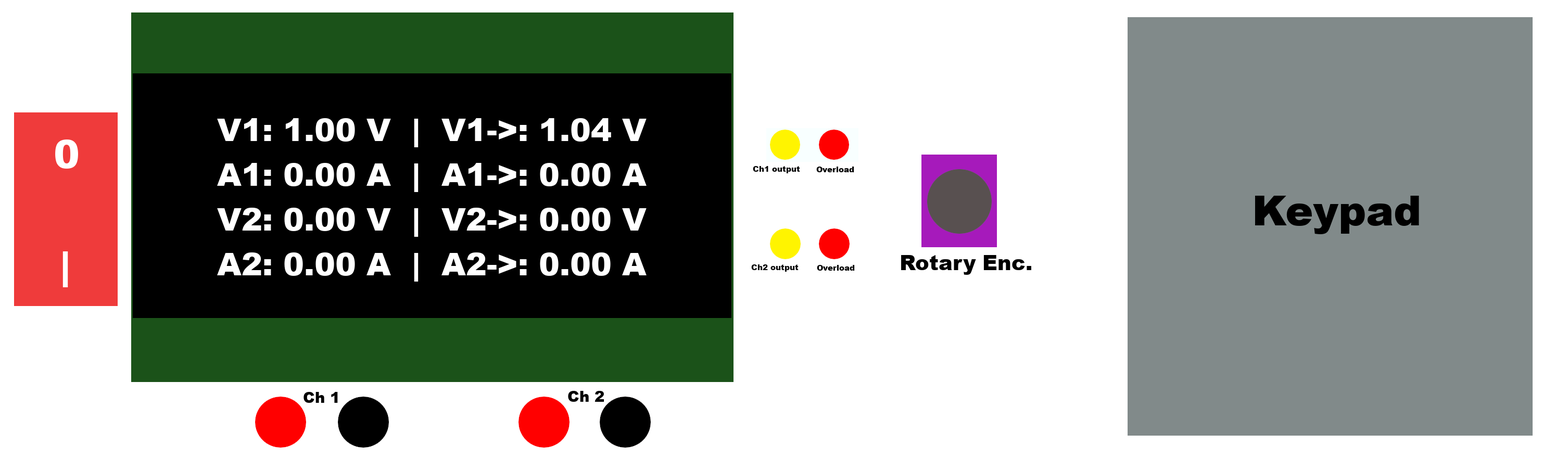
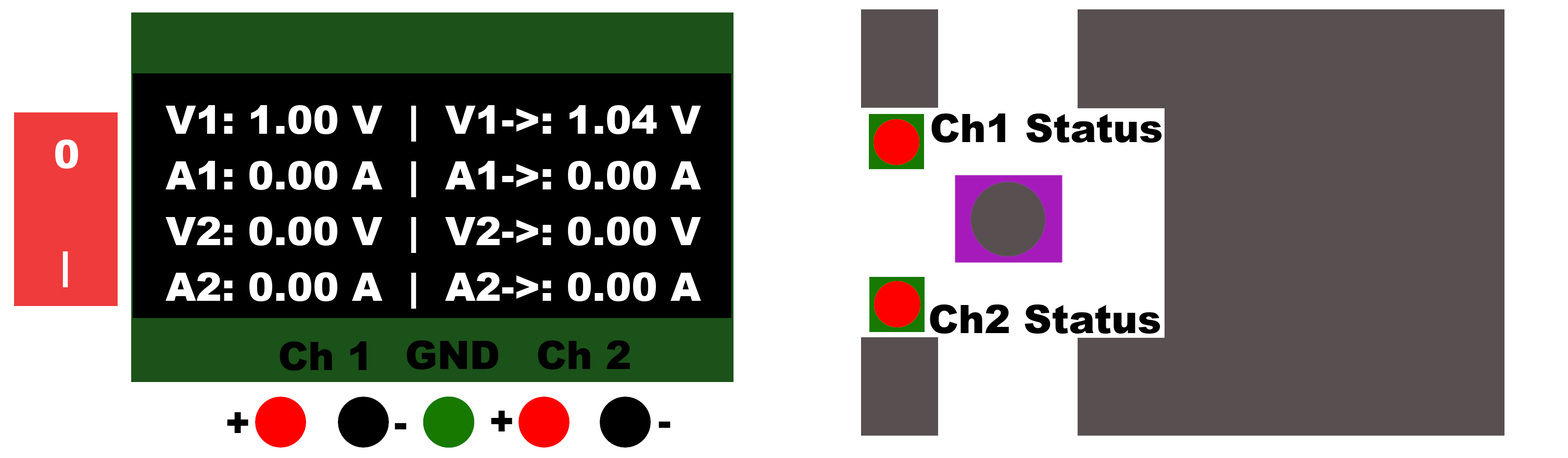
Layer changes from the first 1568x458 image to the second:
added layer "Ch1 Button copy #1" above "Ch1 Status" over (861, 337, 939, 436)
renamed "Ch1 output" to "Ch1 Status", moved it above "GND", painted on it over (752, 113, 1162, 174)
removed layer "Ch1 LEDs" over (766, 128, 859, 162)
removed layer "Rotary Enc." over (901, 255, 1032, 275)
added layer "GND" above "Ch2 Status" over (406, 340, 499, 370)
renamed "Ch2 output" to "Ch2 Status", moved it above "Ch1 Button copy", painted on it over (751, 264, 1161, 334)
added layer "Ch1 Button copy" above "Ch1 Button" over (861, 9, 939, 108)
added layer "Ch1 Button" above "White space" over (1078, 9, 1156, 108)
added layer "White space" above "Ch 2" over (1077, 108, 1165, 338)
painted on "Ch 2" over (537, 340, 630, 402)
painted on "Ch 1" over (279, 341, 367, 403)
removed layer "Overload" over (816, 264, 855, 271)
painted on "V1: 1.00 V | V1->: 1.04 V ..." over (165, 105, 702, 309)
added layer "Ch2 LED" above "Ch1 LED" over (869, 276, 925, 333)
added layer "Ch1 LED" above "Display Back" over (868, 114, 925, 170)
removed layer "Keypad #1" over (1254, 195, 1420, 235)
moved "Keypad" above "Power", painted on it over (1077, 9, 1533, 436)
removed layer "Ch2 LEDs" over (769, 228, 850, 260)
removed layer "Overload ch1" over (816, 166, 855, 173)
added layer "Ch1 Button #1" above "+ - #1" over (423, 396, 475, 448)
added layer "+ - #1" above "+ -" over (490, 410, 671, 432)
added layer "+ -" above "Rotary Encoder" over (226, 412, 407, 434)
painted on "Rotary Encoder" over (921, 154, 1063, 263)
